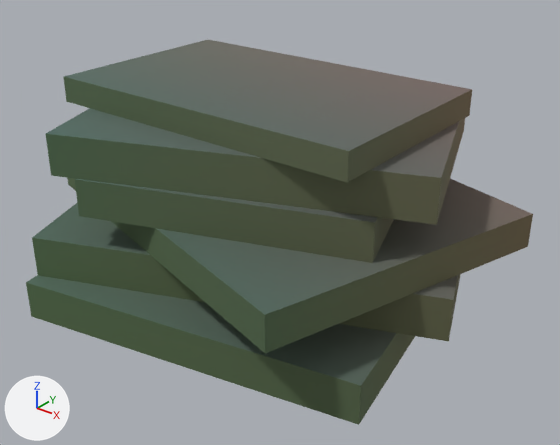
A saved change to the glTF model assets/kit/book_stack.glb.
One viewpoint serves both versions: a 50 mm lens placed at (0.553, -0.658, 0.502), pointed at (0.028, -0.001, 0.094). Every picture has the same lights, and +X, +Y and +Z are marked at lower left. The picture after the commit comes second. Vertices at exactly the same position are counted once.

In view in the first picture: 'books'.
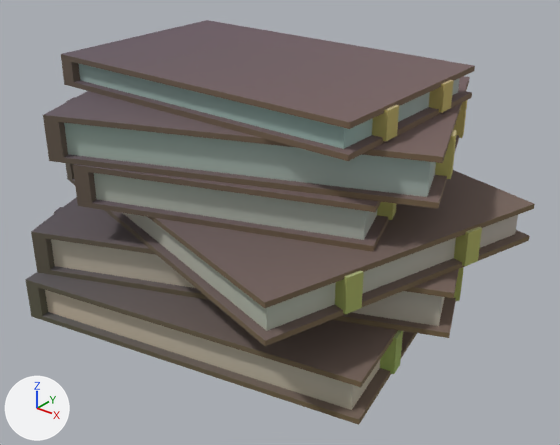
Scene script edits in JSON lines:
```json
{"op": "add", "block": "mat_m_brass", "code": ["mat_m_brass = bpy.data.materials.new('M_brass')", "# nodes: BsdfPrincipled, Mix, OutputMaterial, VertexColor", "# colours: brown #d1b881, mixed with the vertex colours"]}
{"op": "add", "block": "mat_m_wax", "code": ["mat_m_wax = bpy.data.materials.new('M_wax')", "# nodes: BsdfPrincipled, Mix, OutputMaterial, VertexColor", "# colours: white #f1ecdd, mixed with the vertex colours"]}
{"block": "me_books", "where": "# used by ob_books; location = (0.0, 0.0, 0.0)"}
{"op": "remove", "block": "me_books", "code": "me_books.from_pydata(...)  # 48 vertices, 72 faces; spans x -0.278..0.287, y -0.232..0.253, z 0.0..0.258"}
{"op": "add", "block": "me_books", "code": "me_books.from_pydata(...)  # 264 vertices, 432 faces; spans x -0.278..0.287, y -0.232..0.253, z 0.0..0.285"}
{"block": "me_books", "change": "me_books part 1: the loose piece of 8 vertices spanning x -0.197..0.209, y -0.194..0.189, z 0.137..0.181 is scaled about its middle by (0.0547, 0.0553, 1.13), then moved by (-0.196, -0.149, -0.081)"}
{"block": "me_books", "change": "me_books part 2: the loose piece of 8 vertices spanning x -0.263..0.287, y -0.221..0.253, z 0.096..0.137 is scaled about its middle by (0.0388, 0.044, 1.02), then moved by (-0.249, -0.029, 0.01)"}
{"block": "me_books", "change": "me_books part 3: the loose piece of 8 vertices spanning x -0.232..0.257, y -0.203..0.213, z 0.181..0.228 is scaled about its middle by (0.0444, 0.0531, 0.998), then moved by (-0.19, -0.075, 0.019)"}
{"block": "me_books", "change": "me_books part 4: the loose piece of 8 vertices spanning x -0.278..0.274, y -0.214..0.237, z 0.047..0.096 is rebuilt with 20 vertices and now spans x -0.278..0.274, y -0.214..0.237, z 0.051..0.104"}
{"block": "me_books", "change": "me_books part 5: the loose piece of 8 vertices spanning x -0.207..0.196, y -0.117..0.134, z 0.228..0.258 is rebuilt with 20 vertices and now spans x -0.207..0.196, y -0.117..0.134, z 0.249..0.285"}
{"block": "me_books", "change": "me_books part 6: a new loose piece of 20 vertices spanning x -0.263..0.287, y -0.221..0.253, z 0.104..0.149, in mat_m_leather"}
{"block": "me_books", "change": "me_books part 7: a new loose piece of 20 vertices spanning x -0.197..0.209, y -0.194..0.189, z 0.149..0.197, in mat_m_leather"}
{"block": "me_books", "change": "me_books part 8: a new loose piece of 20 vertices spanning x -0.232..0.257, y -0.203..0.213, z 0.197..0.249, in mat_m_leather"}
{"block": "me_books", "change": "me_books part 9: 4 vertices removed from x -0.234..0.244, y -0.232..0.195, z 0.047; 16 vertices added at x -0.234..0.244, y -0.232..0.195, z 0.006..0.051"}
{"block": "me_books", "change": "other edits to the shape of me_books do not show in these pictures"}
{"op": "add", "block": "me_book_clasps", "code": ["me_book_clasps = bpy.data.meshes.new('book_clasps')", "me_book_clasps.from_pydata(...)  # 96 vertices, 144 faces; spans x 0.12..0.266, y -0.137..0.173, z 0.003..0.282", "me_book_clasps.materials.append(mat_m_brass)"]}
{"op": "add", "block": "me_book_pages", "code": ["me_book_pages = bpy.data.meshes.new('book_pages')", "me_book_pages.from_pydata(...)  # 48 vertices, 72 faces; spans x -0.257..0.272, y -0.219..0.238, z 0.006..0.279", "me_book_pages.materials.append(mat_m_wax)"]}
{"op": "add", "block": "ob_book_clasps", "code": ["ob_book_clasps = bpy.data.objects.new('book_clasps', me_book_clasps)", "ob_book_clasps.location = (0.0, 0.0, 0.0)"]}
{"op": "add", "block": "ob_book_pages", "code": ["ob_book_pages = bpy.data.objects.new('book_pages', me_book_pages)", "ob_book_pages.location = (0.0, 0.0, 0.0)"]}
```

Pixel boxes [x1, y1, x2, y2] of what changed, in the pictures (560 x 445 px; the box of a moved part takes in the faces that stretch with it):
```json
{"object": "books", "change": "reshaped", "before": [26, 40, 533, 425], "after": [25, 20, 535, 425]}
{"object": "book_pages", "change": "added", "after": [45, 64, 518, 410]}
{"object": "book_clasps", "change": "added", "after": [335, 80, 482, 374]}
{"part": 1, "of": "me_books", "change": "moved or reshaped", "before": [75, 179, 394, 263], "after": [54, 207, 63, 214]}
{"part": 2, "of": "me_books", "change": "moved or reshaped", "before": [67, 178, 533, 353], "on screen": "not visible afterwards"}
{"part": 3, "of": "me_books", "change": "moved or reshaped", "before": [45, 108, 465, 225], "on screen": "not visible afterwards"}
{"part": 4, "of": "me_books", "change": "rebuilt", "before": [32, 203, 461, 341], "after": [31, 197, 459, 338]}
{"part": 5, "of": "me_books", "change": "rebuilt", "before": [64, 40, 472, 182], "after": [61, 20, 475, 161]}
{"part": 6, "of": "me_books", "change": "added", "after": [65, 163, 535, 346], "on screen": "brown"}
{"part": 7, "of": "me_books", "change": "added", "after": [73, 164, 397, 252], "on screen": "brown"}
{"part": 8, "of": "me_books", "change": "added", "after": [43, 76, 470, 209]}
{"part": 9, "of": "me_books", "change": "reshaped", "before": [26, 275, 415, 425], "after": [25, 272, 417, 425]}
```
